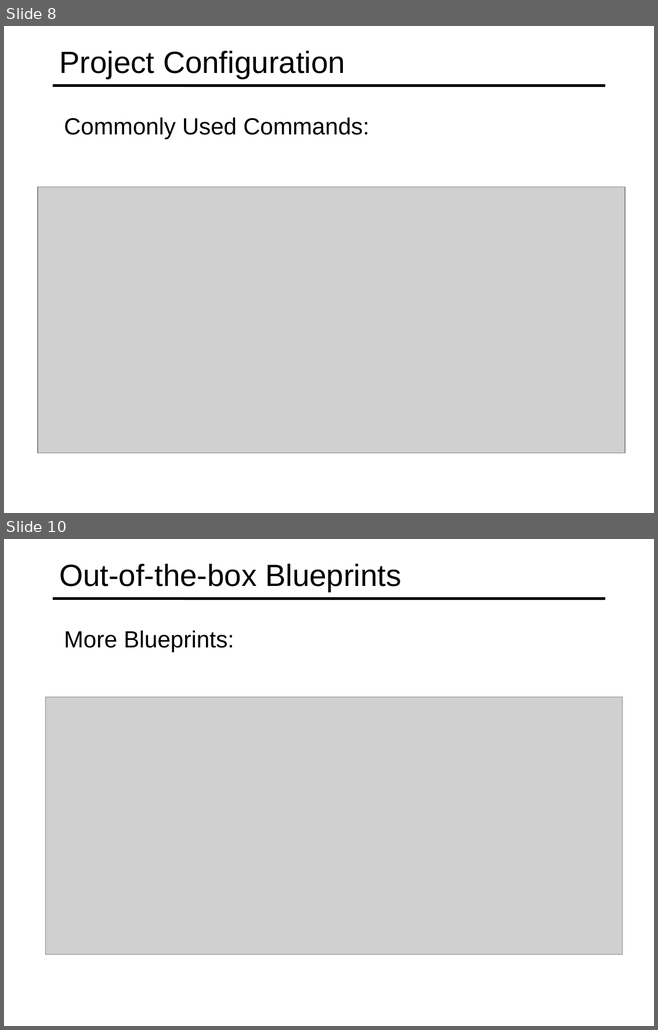
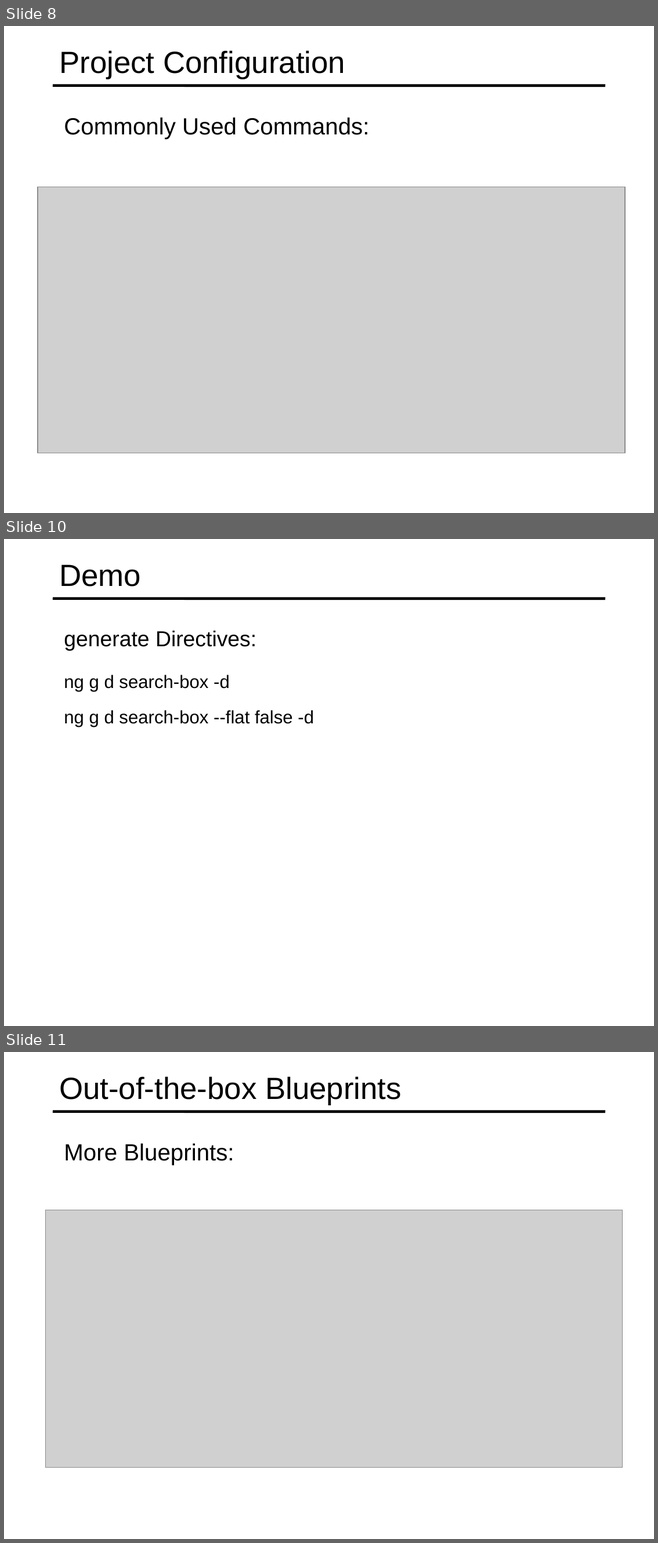
Before and after one commit to specter01wj/Jago_Link_Training, a slide deck: Angular/Angular7/Angular CLI/4.Generating Code from Blueprints/L4_Generating Code from Blueprints.ppt. Shown one above the other, each under a label of ours: slides 8 and 10 before the commit, slides 8, 10 and 11 after it; the slides between them are not shown. The pictures are 658x1030 and 658x1543 pixels, drawn with LibreOffice and Linux fonts; fonts in the diff are those of the drawing; grey boxes stand for pictures. Boxes give left, top, right and bottom in pixels: in the first picture for what was removed or moved away, otherwise in the second. Text is boxed around its words. In the diff, an @@ line names an element or a change of style, - is before the commit and + after.

```diff
--- a/Angular/Angular7/Angular CLI/4.Generating Code from Blueprints/L4_Generating Code from Blueprints.ppt
+++ b/Angular/Angular7/Angular CLI/4.Generating Code from Blueprints/L4_Generating Code from Blueprints.ppt
@@ slide 10 added at box(4, 539, 654, 1026), background #FFFFFF; not listed: 1 template element that a slide beside it also shows @@
@@ title added at box(59, 565, 141, 587), 34 pt, text #000000 @@
+Demo
@@ text added at box(64, 631, 256, 651), 24 pt, text #000000 @@
+  generate Directives:
@@ text added at box(64, 675, 230, 692), 20 pt, text #000000 @@
+  ng g d search-box -d
@@ text added at box(64, 710, 314, 727), 20 pt, text #000000 @@
+  ng g d search-box --flat false -d
@@ what was slide 10 is now slide 11 @@
```
Also in this commit, not shown: 1 slide changed.
